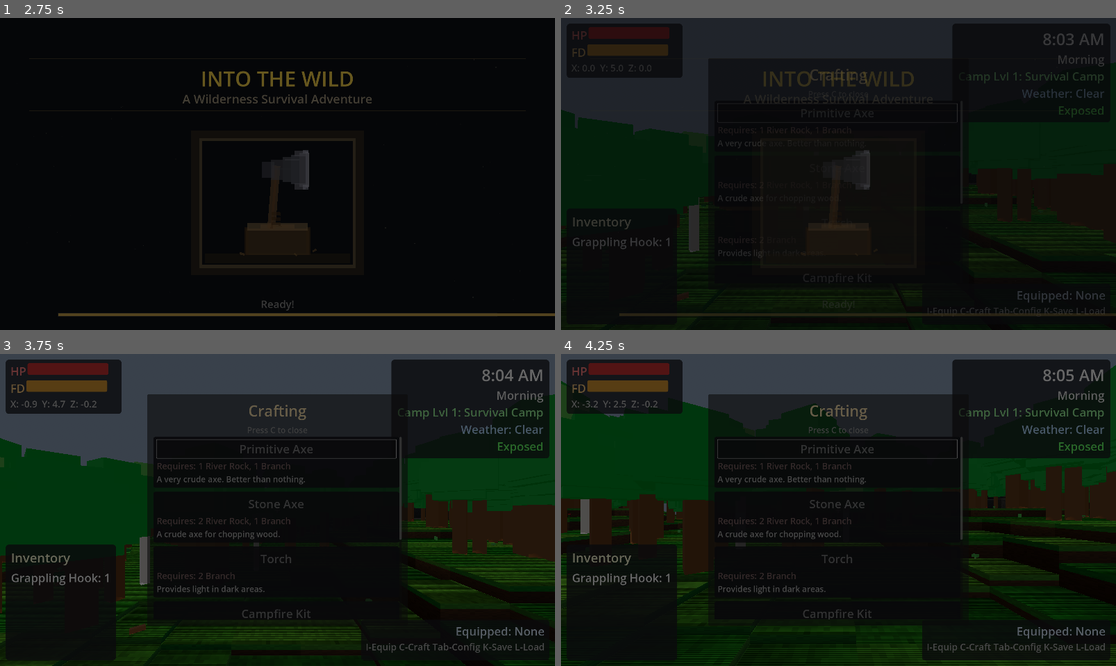
Above: before the commit, frames 1-4 (two rows, left to right).
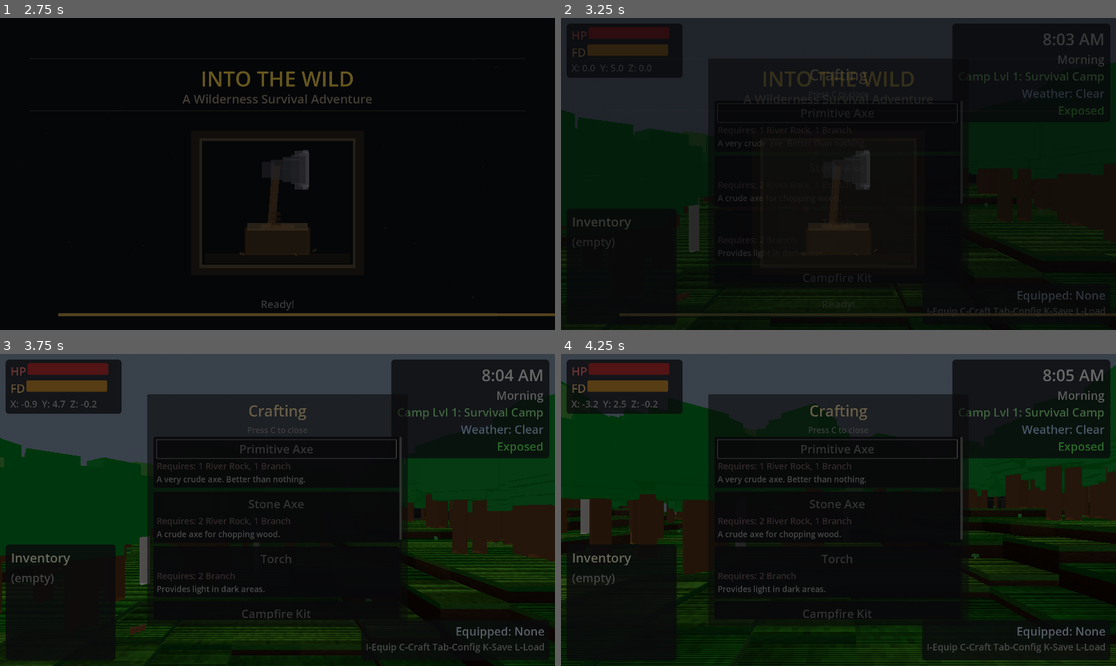
Above: after the commit, the same moments.

Repository: adchamberlain/into-the-wild
Game: Godot game, scene res://scenes/main.tscn
The game is run twice, just before and just after one commit, with the same random seed, the same clock (stepped at 60 frames per second) and the same inputs.
Inputs (mouse positions are in pixels of both pictures, inside the frame that each line leads up to):
- Up to frame 1 (2.75 s): tap Enter at 0.5, 2 s; move the mouse to (305, 174) at 0.52 s; hold F (eat) 0.53-1.28 s; hold W (move_forward) from 0.53 s (still down); click (305, 174) at 0.67 s; tap Space (jump) at 0.77, 1.07, 1.25, 1.52, 1.82 s; move the mouse to (249, 174) at 1.27 s; tap E (interact) at 1.35 s; move the mouse to (288, 167) at 2.02 s; hold M (move_structure) from 2.03 s (still down)
- Up to frame 2 (3.25 s): keep holding W (move_forward); move the mouse to (832, 180) at 2.77 s; release M (move_structure) at 2.78 s; tap C (open_crafting) at 2.85 s; click (832, 180) at 2.92 s; tap Space (jump) at 3.02 s
- Up to frame 3 (3.75 s): tap Space (jump) at 3.32 s; move the mouse to (444, 556) at 3.52 s; release W (move_forward) at 3.53 s; hold A (move_left) from 3.53 s (still down); hold Shift (sprint) from 3.53 s (still down)
- Up to frame 4 (4.25 s): keep holding A (move_left); keep holding Shift (sprint); tap Space (jump) at 3.77, 4.07 s

Frame 1 is identical in both runs. In frame 2, 0.2% of the frame differs, in the area x 2-20%, y 70-75%; in frame 3, 0.2%; in frame 4, 0.2%, in the area x 2-21%, y 61-87%.

Commit message:
Remove debug auto-give grappling hook on spawn
Players now need to craft the grappling hook through normal gameplay.

Co-Authored-By: Claude Opus 4.6 <noreply@anthropic.com>

Diff:
--- a/scripts/player/player_controller.gd
+++ b/scripts/player/player_controller.gd
@@ -115,8 +115,6 @@
 	# Initialize fall-through protection with spawn position
 	call_deferred("_init_safe_position")
 
-	# DEBUG: Give player grappling hook for testing
-	call_deferred("_debug_give_grappling_hook")
 
 
 func _init_safe_position() -> void:
@@ -587,12 +585,6 @@
 	return "grass"
 
 
-## DEBUG: Give player grappling hook for testing.
-func _debug_give_grappling_hook() -> void:
-	if inventory:
-		inventory.add_item("grappling_hook", 1)
-		print("[DEBUG] Gave player grappling hook for testing")
-
 
 ## Check if any UI menu is open and blocking player input.
 ## This prevents actions like jump from triggering when X is used for ui_accept.
